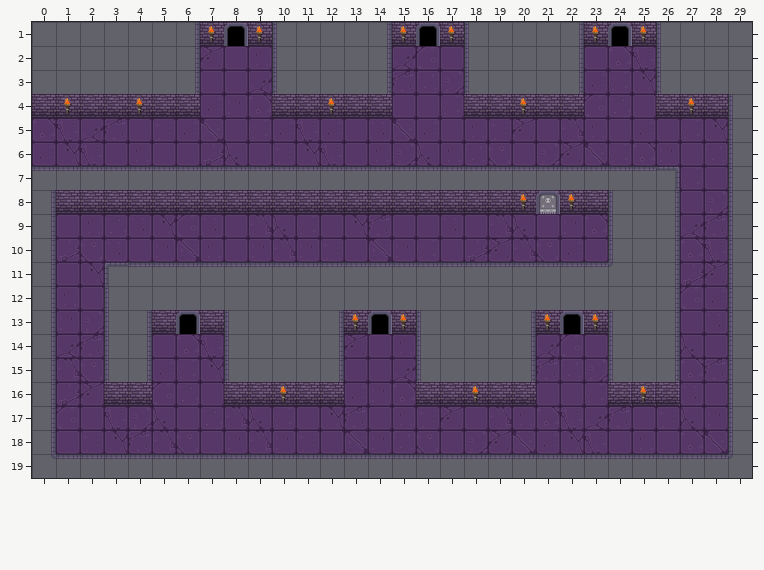
Tiled map -- map/hub.tmx. That is the earlier state.
Cells are 128x128 px. Shown: x 0..29, y 1..19.
Now the later version:
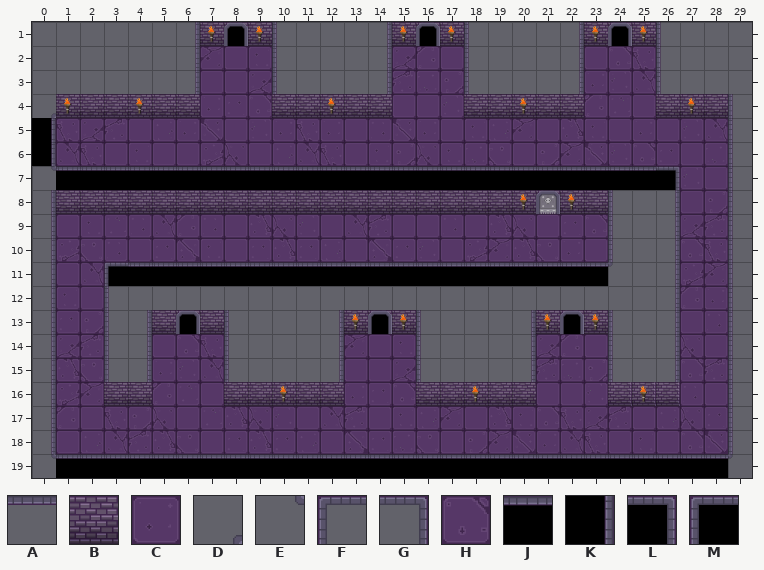
Key: from "dungeon_tile": A 0 turned 180, B 2, C 7, D 8 turned 180, E 8 turned 90, F 10, G 11, H 18 turned 90, J 38, K 38 turned 90, L 40, M 40 turned 270.
_ is an empty cell.
The edit:
Layer "floor":
y 5: x 0 H -> _
y 6: x 0 C -> _
Layer "wall":
y 4: x 0 B -> D
y 5..6: x 0 _ -> K
y 7: x 0..26 AAAAAAAAAAAAAAAAAAAAAAAAAAG -> EJJJJJJJJJJJJJJJJJJJJJJJJJL
y 11: x 3..23 FAAAAAAAAAAAAAAAAAAAA -> MJJJJJJJJJJJJJJJJJJJJ
y 19: x 1..28 AAAAAAAAAAAAAAAAAAAAAAAAAAAA -> JJJJJJJJJJJJJJJJJJJJJJJJJJJJ
Where, in picture pixels (left, top, right, bottom), the same in both pictures:
changed: (32, 94, 676, 190)
changed: (105, 262, 608, 286)
changed: (56, 454, 728, 478)
